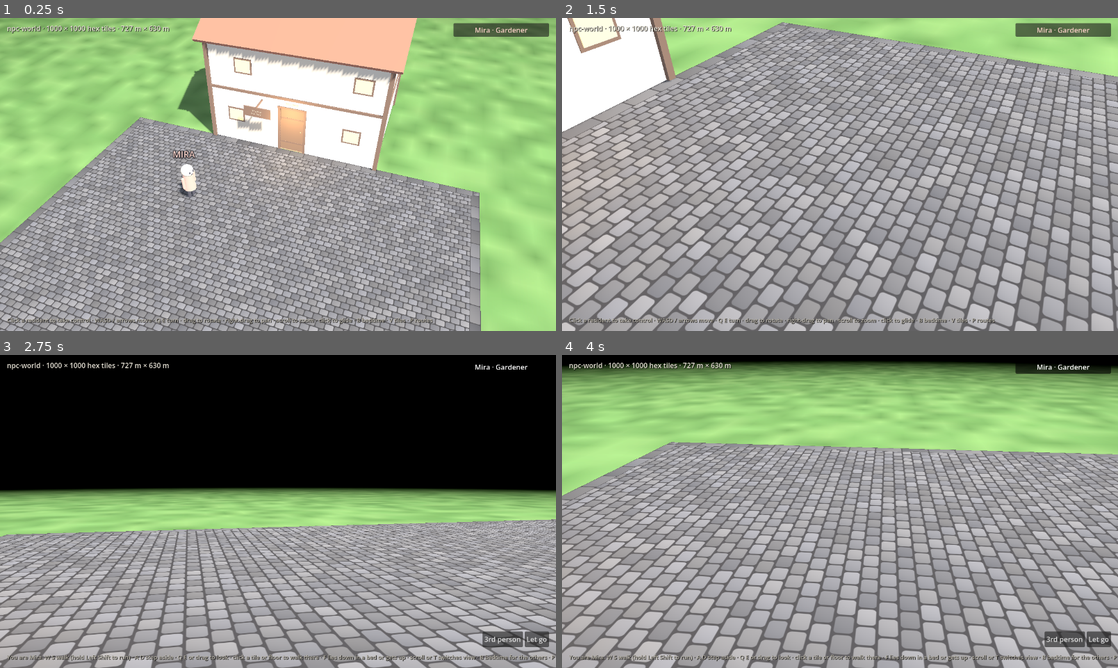
Above: before the commit, frames 1-4 (two rows, left to right).
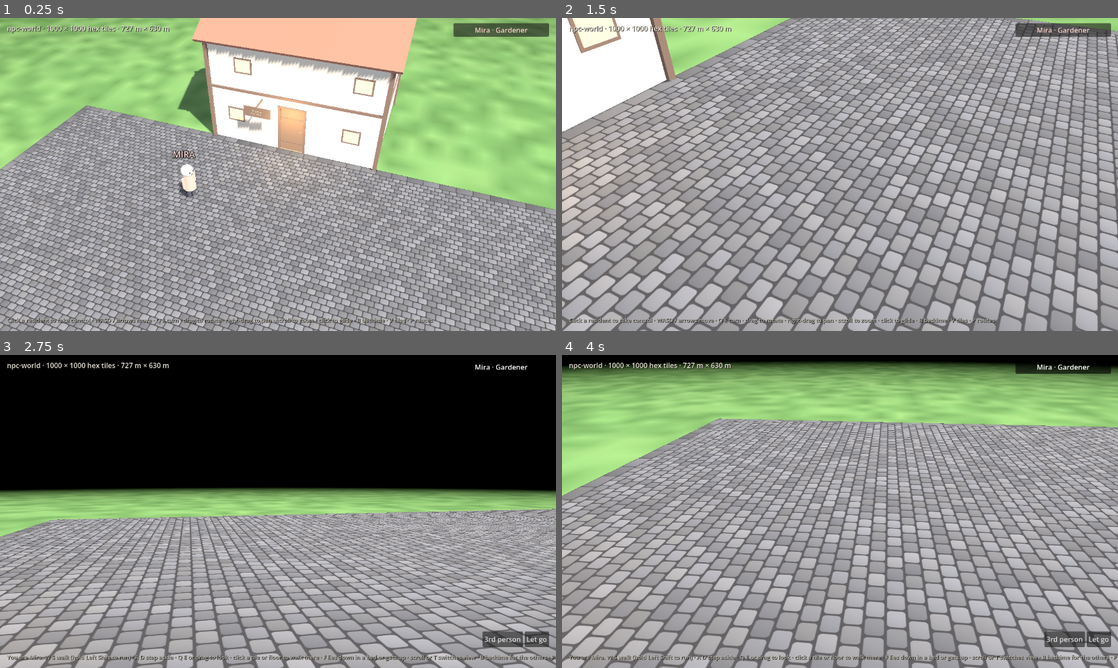
Above: after the commit, the same moments.

Repository: tibitzu/npc-world-godot
Game: Godot game, scene res://scenes/world/world.tscn
Two runs of this game, one before a commit and one after it. Both use one fixed random seed, a clock stepped at 60 frames per second and the inputs below.
Inputs:
- Up to frame 1 (0.25 s): no input
- Up to frame 2 (1.5 s): click "Mira · Gardener" at 0.5 s; click "Let go" at 1.25 s
- Up to frame 3 (2.75 s): click "Mira · Gardener" at 2 s
- Up to frame 4 (4 s): click "Let go" at 2.75 s; click "Mira · Gardener" at 3.5 s

The runs differ from the first frame. In frame 1, 35% of the frame differs, in the area x 0-100%, y 27-100%; in frame 2, 52%, in the area x 0-100%, y 0-100%; in frame 3, 28%; in frame 4, 43%.

Commit message:
Town square twice the area again: 21 m a side
Co-Authored-By: Claude Opus 5.5 <noreply@anthropic.com>
Claude-Session: https://claude.ai/code/session_01GrieSD8FtGLQU19TCKvUTk

Diff:
--- a/scripts/world/town_square.gd
+++ b/scripts/world/town_square.gd
@@ -5,9 +5,9 @@
 ## ground's soft blending doesn't spill grey past the square's edge.
 
 ## Centre of the square (world x, z in metres).
-@export var centre := Vector2(0.0, 5.825)
+@export var centre := Vector2(0.0, 8.9)
 ## Length of each side (m).
-@export var size := 14.85
+@export var size := 21.0
 
 func _ready() -> void:
 	var plane := PlaneMesh.new()
--- a/shaders/cobbles.gdshader
+++ b/shaders/cobbles.gdshader
@@ -8,7 +8,7 @@
 uniform vec3 stone_colour : source_color = vec3(0.5, 0.505, 0.52);
 uniform vec3 mortar_colour : source_color = vec3(0.28, 0.28, 0.29);
 uniform vec2 stone_size = vec2(0.26, 0.2);    // one cobble, metres
-uniform float size = 14.85;                    // the plane's side, metres (for the kerb)
+uniform float size = 21.0;                    // the plane's side, metres (for the kerb)
 uniform float kerb = 0.3;                     // width of the kerb border, metres
 
 varying vec2 local;                           // metres from the plane's centre
Not shown, changed: README.md
